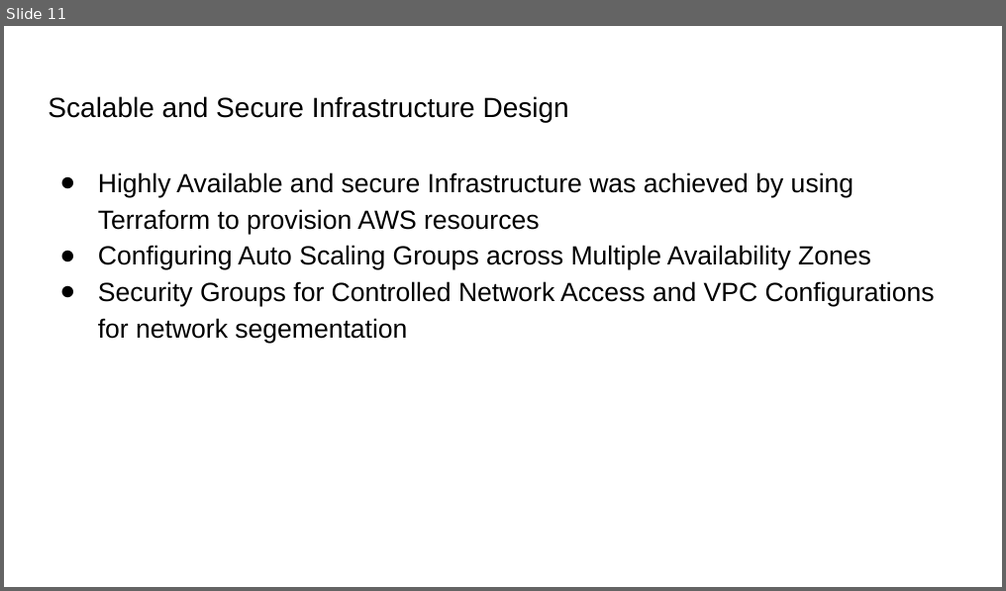
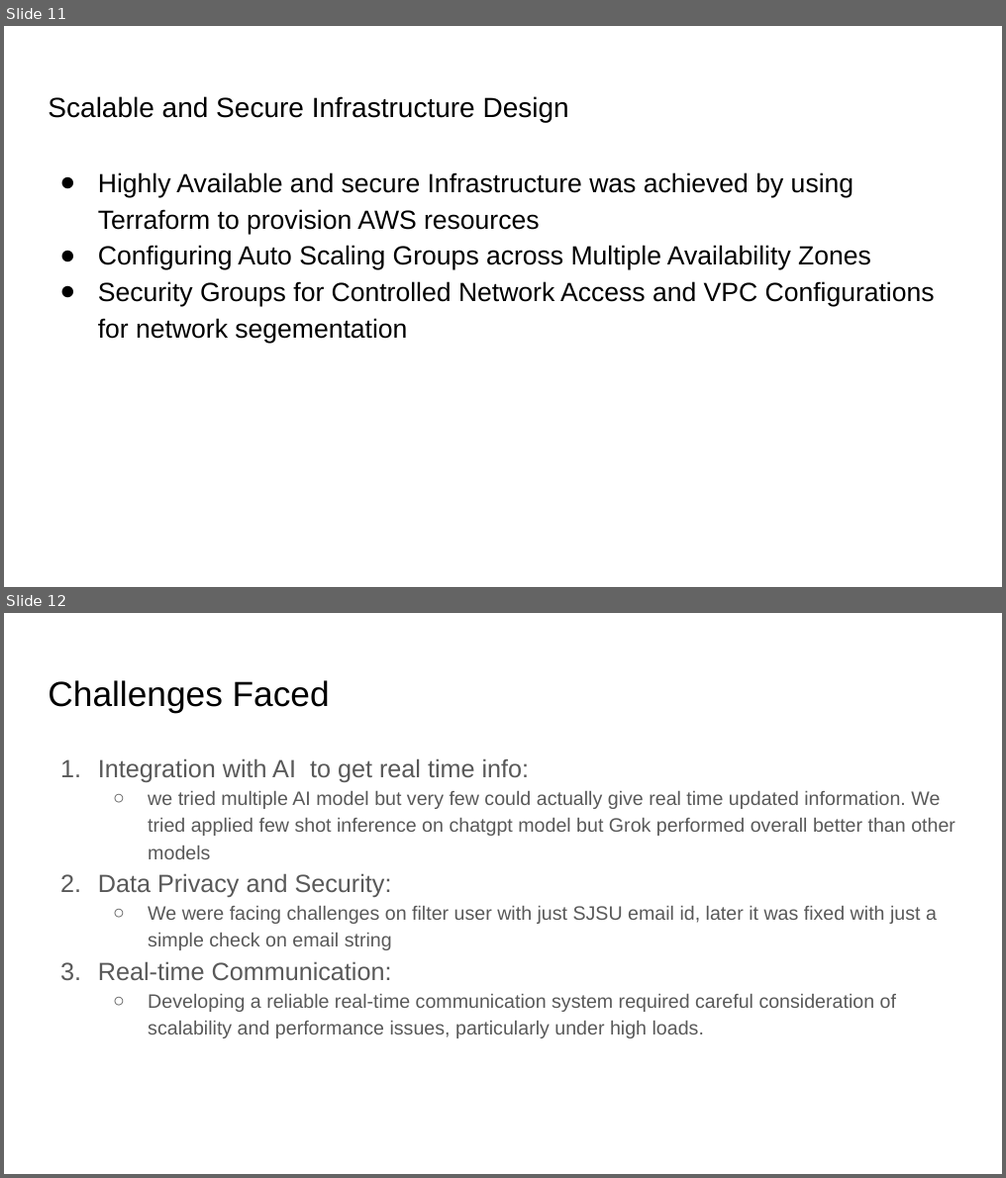
Before and after one commit to Rushabh-Runwal/RAYR-Spartan_Cove, a slide deck: SpartanCove.pptx. Shown one above the other, each under a label of ours: slide 11 before the commit, slides 11 and 12 after it. The pictures are 1006x591 and 1006x1178 pixels, drawn with LibreOffice and Linux fonts; fonts in the diff are those of the drawing. Boxes give left, top, right and bottom in pixels: in the first picture for what was removed or moved away, otherwise in the second. Text is boxed around its words. In the diff, an @@ line names an element or a change of style, - is before the commit and + after.

```diff
--- a/SpartanCove.pptx
+++ b/SpartanCove.pptx
@@ slide 12 added at (4, 613, 1002, 1174), background #FFFFFF @@
@@ title added at (48, 680, 330, 712), 25.2 pt, text #000000 @@
+Challenges Faced
@@ text added at (98, 759, 955, 1039), 14 pt, text #595959 @@
+1. Integration with AI to get real time info:
+  ○ we tried multiple AI model but very few could actually give real time updated information. We tried applied few shot inference on chatgpt model but Grok performed overall better than other models
+2. Data Privacy and Security:
+  ○ We were facing challenges on filter user with just SJSU email id, later it was fixed with just a simple check on email string
+3. Real-time Communication:
+  ○ Developing a reliable real-time communication system required careful consideration of scalability and performance issues, particularly under high loads.
```
Also in this commit, not shown: 2 other slides added.
